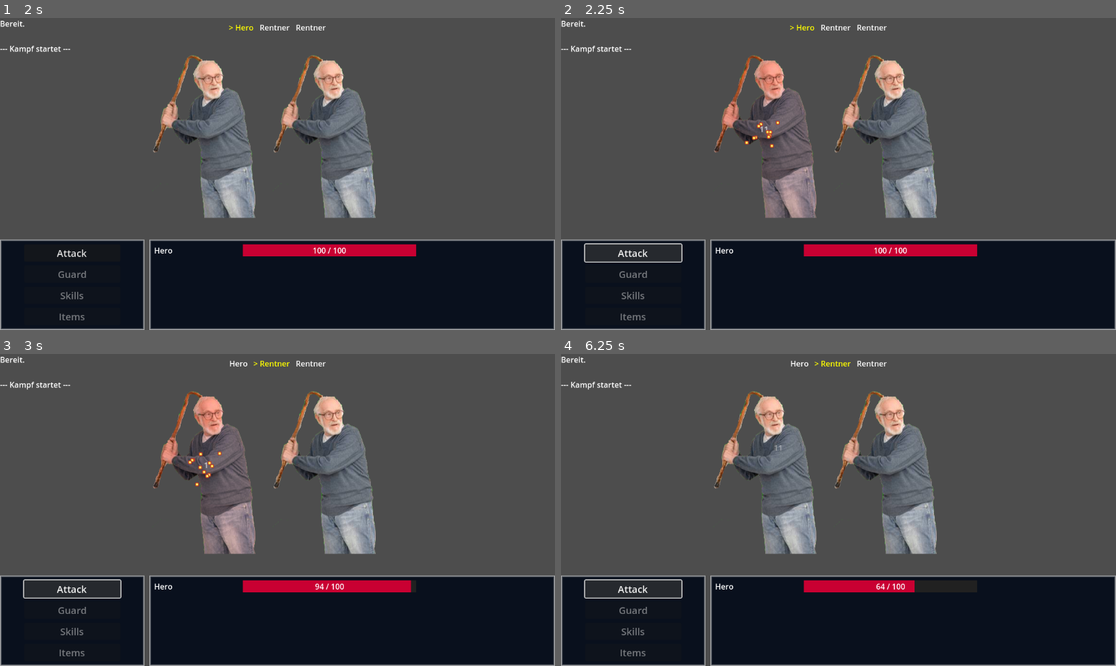
Above: before the commit, frames 1-4 (two rows, left to right).
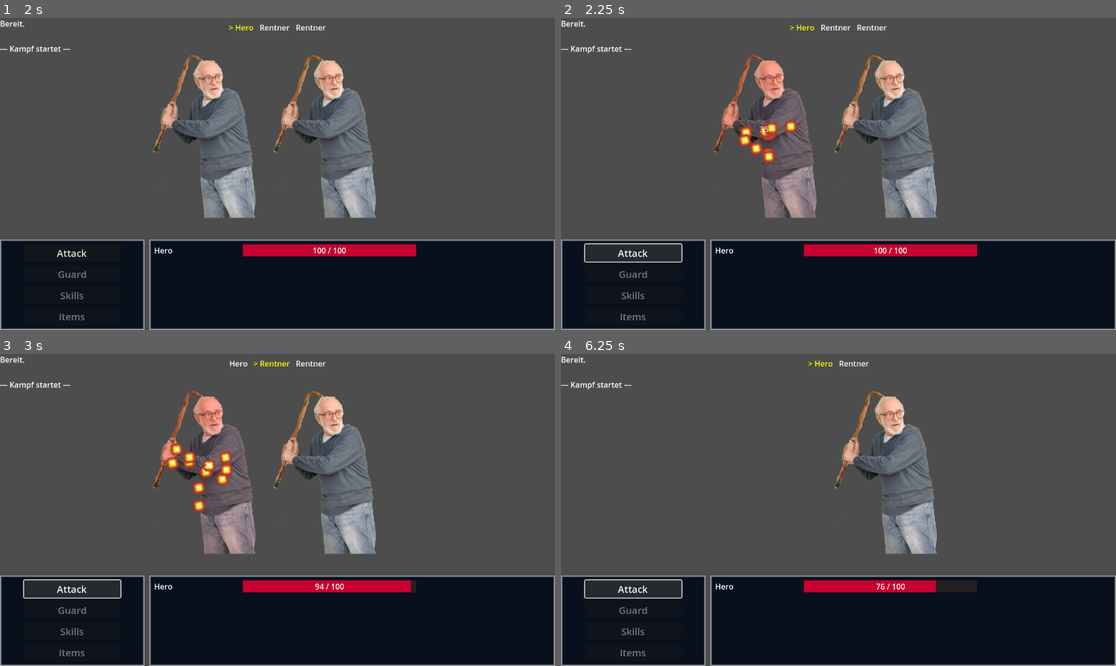
Above: after the commit, the same moments.

Repository: Marv0407/kotstulle-game
Game: Godot game, scene res://scenes/control.tscn
Two runs of this game, one before a commit and one after it. Both use one fixed random seed, a clock stepped at 60 frames per second and the inputs below.
Inputs:
- Up to frame 1 (2 s): click "Start New Game" at 0.5 s; click "Start Battle" at 1.25 s
- Up to frame 2 (2.25 s): click "Attack" at 2 s
- Up to frame 3 (3 s): click "Attack" at 2.75 s
- Up to frame 4 (6.25 s): click "Attack" at 3.5 s; tap Enter at 4.25 s; tap Space at 5.75 s

Frame 1 is identical in both runs. In frame 2, 0.6% of the frame differs, in the area x 31-43%, y 32-47%; in frame 3, 0.8%; in frame 4, 4.2%, in the area x 27-68%, y 2-77%.

Commit message:
Add hit effect VFX for player attack skills
Wiederverwendbare HitEffect-Szene und Skript für visuelle Effekte eingeführt. PlayerAttack-Skill aktualisiert, um auf den neuen VFX zu verweisen, und BattleManager angepasst, um den Effekt zu instanziieren und anzuzeigen, wenn Skills genutzt werden. Alten Debug-Partikel-Spawner aus BattleTest und zugehörigem Code entfernt.

Diff:
--- /dev/null
+++ b/HitEffect.gd
@@ -0,0 +1,4 @@
+extends CPUParticles2D
+
+func _ready():
+	finished.connect(queue_free)
--- a/ressources/skills/PlayerAttack.tres
+++ b/ressources/skills/PlayerAttack.tres
@@ -1,8 +1,10 @@
-[gd_resource type="Resource" script_class="SkillData" load_steps=2 format=3 uid="uid://dgidyqwyuvip7"]
+[gd_resource type="Resource" script_class="SkillData" load_steps=3 format=3 uid="uid://dgidyqwyuvip7"]
 
 [ext_resource type="Script" uid="uid://d0ehdwbbf3lbd" path="res://scripts/SkillData.gd" id="1_wpbxf"]
+[ext_resource type="PackedScene" uid="uid://gm8oertihbmx" path="res://scenes/HitEffect.tscn" id="2_qxnu5"]
 
 [resource]
 script = ExtResource("1_wpbxf")
+vfx_scene = ExtResource("2_qxnu5")
 target_selector = "manual"
 metadata/_custom_type_script = "uid://d0ehdwbbf3lbd"
--- a/scenes/BattleTest.tscn
+++ b/scenes/BattleTest.tscn
@@ -7,7 +7,6 @@
 [ext_resource type="Resource" uid="uid://dayx4q8vorwm3" path="res://ressources/Enemies/Rentner.tres" id="5_766wr"]
 [ext_resource type="Script" uid="uid://c3icaeegf4j34" path="res://scripts/party_hud_container.gd" id="6_smx2l"]
 [ext_resource type="PackedScene" uid="uid://xm18nkpojt6g" path="res://scenes/PartyMemberUI.tscn" id="7_5txia"]
-[ext_resource type="Texture2D" uid="uid://c15f56jyfo8js" path="res://ressources/sprites/fire1.png" id="7_smx2l"]
 
 [sub_resource type="StyleBoxFlat" id="StyleBoxFlat_766wr"]
 content_margin_left = 50.0
@@ -32,11 +31,6 @@
 border_width_right = 4
 border_width_bottom = 4
 border_blend = true
-
-[sub_resource type="Curve" id="Curve_5txia"]
-_limits = [-200.0, 200.0, 0.0, 1.0]
-_data = [Vector2(0, 1), 0.0, 0.0, 0, 0, Vector2(0.14534885, 191.01123), 0.0, 0.0, 0, 0, Vector2(0.71511626, 15.730347), 0.0, 0.0, 0, 0]
-point_count = 3
 
 [node name="BattleTest" type="Node"]
 script = ExtResource("1_legaw")
@@ -159,39 +153,6 @@
 layout_mode = 2
 text = "Start Battle"
 
-[node name="HBoxContainer" type="HBoxContainer" parent="DebugUI"]
-layout_mode = 1
-anchors_preset = 8
-anchor_left = 0.5
-anchor_top = 0.5
-anchor_right = 0.5
-anchor_bottom = 0.5
-offset_left = -20.0
-offset_top = -20.0
-offset_right = 20.0
-offset_bottom = 20.0
-grow_horizontal = 2
-grow_vertical = 2
-
-[node name="ParticelSpawner" type="CPUParticles2D" parent="DebugUI/HBoxContainer"]
-emitting = false
-amount = 12
-texture = ExtResource("7_smx2l")
-lifetime = 0.2
-one_shot = true
-speed_scale = 0.8
-explosiveness = 0.95
-emission_shape = 1
-emission_sphere_radius = 1.0
-spread = 180.0
-gravity = Vector2(0, 0)
-initial_velocity_min = 5.0
-initial_velocity_max = 10.0
-angular_velocity_min = 5.0
-angular_velocity_max = 10.0
-linear_accel_max = 32.95
-linear_accel_curve = SubResource("Curve_5txia")
-
 [node name="EnemyPositionAnchor" type="Control" parent="DebugUI"]
 layout_mode = 1
 anchor_left = 0.5
--- /dev/null
+++ b/scenes/HitEffect.tscn
@@ -0,0 +1,31 @@
+[gd_scene load_steps=4 format=3 uid="uid://gm8oertihbmx"]
+
+[ext_resource type="Texture2D" uid="uid://c15f56jyfo8js" path="res://ressources/sprites/fire1.png" id="1_df7el"]
+[ext_resource type="Script" uid="uid://cviijyugpkfma" path="res://HitEffect.gd" id="2_761mu"]
+
+[sub_resource type="Curve" id="Curve_5txia"]
+_limits = [-200.0, 200.0, 0.0, 1.0]
+_data = [Vector2(0, 1), 0.0, 0.0, 0, 0, Vector2(0.14534885, 191.01123), 0.0, 0.0, 0, 0, Vector2(0.71511626, 15.730347), 0.0, 0.0, 0, 0]
+point_count = 3
+
+[node name="CPUParticles2D" type="CPUParticles2D"]
+emitting = false
+amount = 12
+texture = ExtResource("1_df7el")
+lifetime = 0.2
+one_shot = true
+speed_scale = 0.8
+explosiveness = 0.95
+emission_shape = 1
+emission_sphere_radius = 1.0
+spread = 180.0
+gravity = Vector2(0, 0)
+initial_velocity_min = 5.0
+initial_velocity_max = 23.0
+angular_velocity_min = 5.0
+angular_velocity_max = 99.07
+linear_accel_max = 50.95
+linear_accel_curve = SubResource("Curve_5txia")
+scale_amount_min = 3.0
+scale_amount_max = 3.0
+script = ExtResource("2_761mu")
--- a/scripts/SkillData.gd
+++ b/scripts/SkillData.gd
@@ -6,6 +6,9 @@
 @export var description: String = ""
 @export var icon: Texture2D
 @export var mp_cost: int = 0
+
+@export_group("Visuals")
+@export var vfx_scene: PackedScene
 
 @export_group("Targeting")
 @export_enum("enemies", "friends", "all", "user") var target_pool: String = "enemies"
--- a/scripts/battle_manager.gd
+++ b/scripts/battle_manager.gd
@@ -19,7 +19,7 @@
 	END
 }
 var state := BattleState.START
-@onready var particelSpawner = $"../DebugUI/HBoxContainer/ParticelSpawner"
+
 @onready var spawn_point = $"../DebugUI/EnemyPositionAnchor/EnemyPartyContainer"
 @onready var party_panel: PartyHUD = $"../DebugUI/CanvasLayer/PartyMenuContainer/ColorRect/PartyHUDContainer"
 #endregion
@@ -162,9 +162,9 @@
 		tween.tween_property(target.battle_node, "modulate", Color.RED, 0.1)
 		tween.tween_property(target.battle_node, "modulate", Color.WHITE, 0.1)
 		var particel_pos = target.battle_node.global_position
-		particelSpawner.global_position = particel_pos
-		particelSpawner.z_index = 3
-		particelSpawner.restart()
+		#particelSpawner.global_position = particel_pos
+		#particelSpawner.z_index = 3
+		#particelSpawner.restart()
 		spawn_damage_number(target.battle_node.global_position, damage)
 
 	if target.current_hp <= 0:
@@ -181,12 +181,17 @@
 		end_battle(true)
 		return
 
-	attack(actor, targets[0])
-
-	await get_tree().create_timer(0.8).timeout
-
-	next_turn()
-	process_turn()
+	var skill_to_use = load("res://ressources/skills/PlayerAttack.tres")
+
+	if skill_to_use:
+		execute_skill(actor, skill_to_use, targets[0])
+	else:
+
+		# Fallback
+		attack(actor, targets[0])
+		await get_tree().create_timer(0.8).timeout
+		next_turn()
+		process_turn()
 
 func process_battle_loop():
 	if is_battle_over():
@@ -282,8 +287,12 @@
 		tween.tween_property(target.battle_node, "modulate", Color.WHITE, 0.1)
 
 		# Partikel & Damage Popup
-		particelSpawner.global_position = target.battle_node.global_position
-		particelSpawner.restart()
+		if skill.vfx_scene:
+			var vfx_instance = skill.vfx_scene.instantiate()
+			get_tree().current_scene.add_child(vfx_instance)
+			vfx_instance.global_position = target.battle_node.global_position
+			vfx_instance.emitting = true
+
 		spawn_damage_number(target.battle_node.global_position, damage)
 
 	if target.current_hp <= 0:
Not shown, added: HitEffect.gd.uid
Not shown: 1 places in scenes/BattleTest.tscn that only renumber resources
